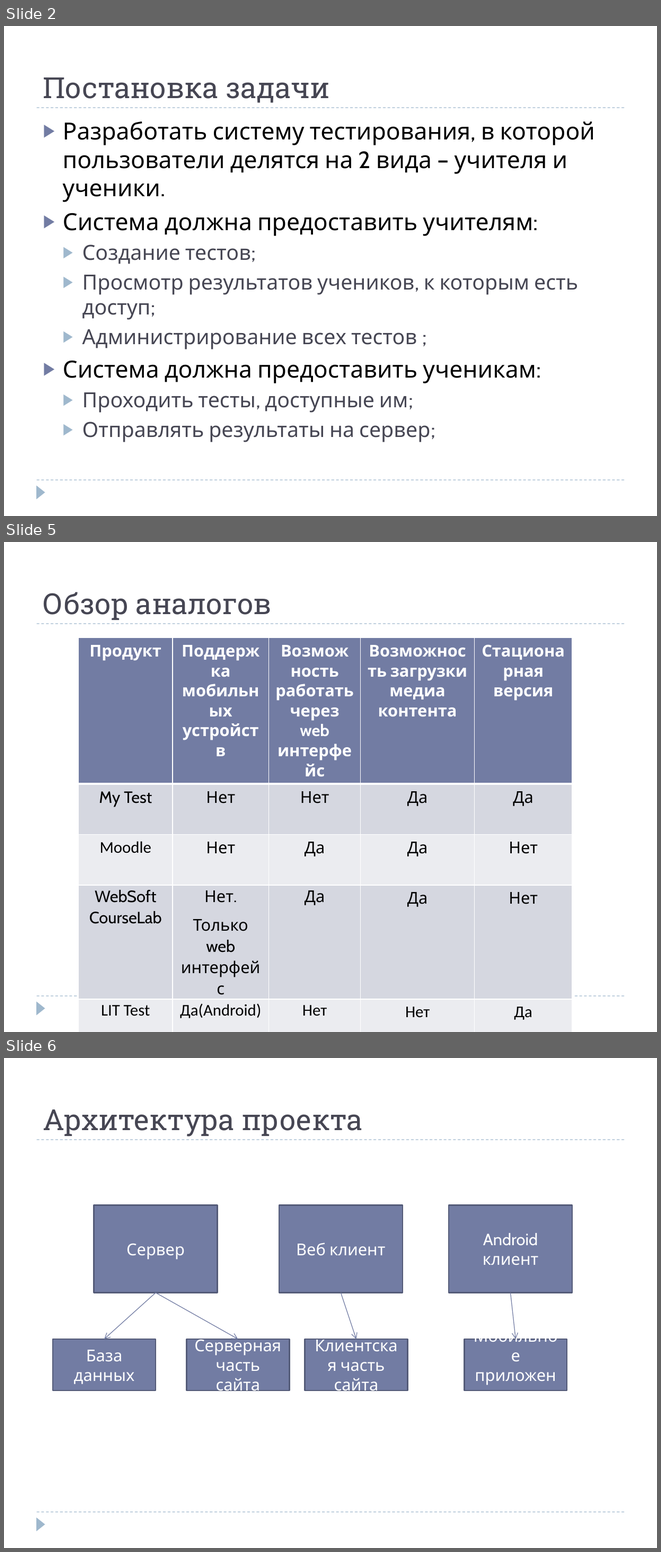
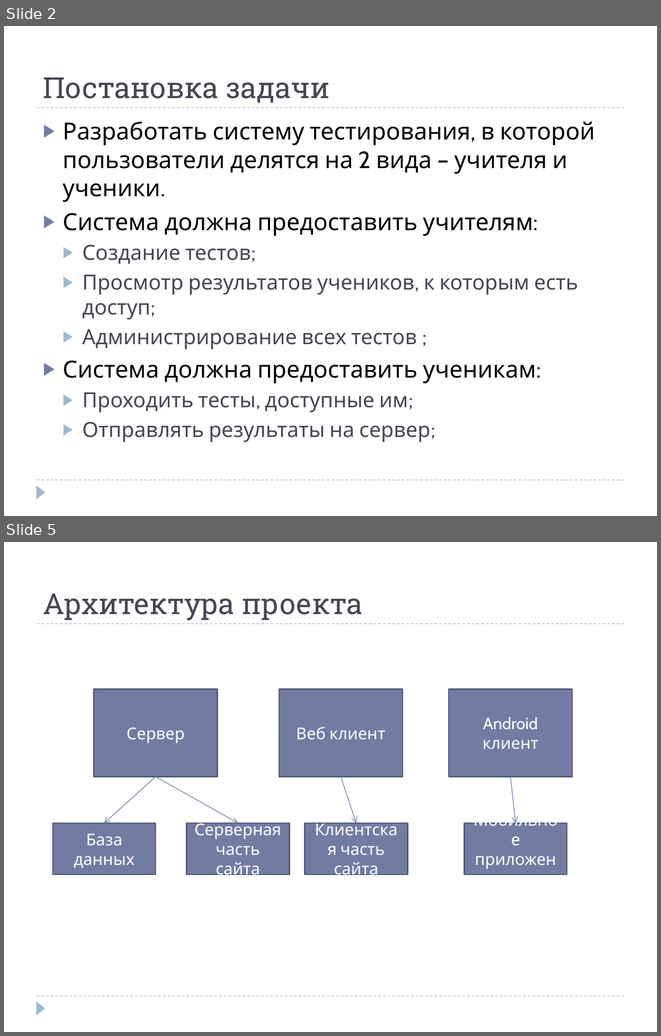
Before and after one commit to mikkksa/helix-test, a slide deck: Documents/Universalnaya_sistema_testirovania_v_web_i_na.pptx. Shown one above the other, each under a label of ours: slides 2, 5 and 6 before the commit, slides 2 and 5 after it; the slides between them are not shown. The pictures are 661x1552 and 661x1036 pixels, drawn with LibreOffice and Linux fonts; fonts in the diff are those of the drawing. Boxes give left, top, right and bottom in pixels: in the first picture for what was removed or moved away, otherwise in the second. Text is boxed around its words. In the diff, an @@ line names an element or a change of style, - is before the commit and + after.

```diff
--- a/Documents/Universalnaya_sistema_testirovania_v_web_i_na.pptx
+++ b/Documents/Universalnaya_sistema_testirovania_v_web_i_na.pptx
@@ slide 5 removed at (4, 542, 657, 1032), background #FFFFFF; not listed: 3 template elements that a slide beside it also shows @@
@@ title removed at (43, 592, 272, 620) @@
-Обзор аналогов
@@ table removed at (78, 638, 572, 1022), 6 rows, 5 columns @@
-Продукт | Поддержка мобильных устройств | Возможность работать через web интерфейс | Возможность загрузки медиа контента | Стационарная версия
-My Test | Нет | Нет | Да | Да
-Moodle | Нет | Да | Да | Нет
-WebSoft CourseLab | Нет. / Только web интерфейс | Да | Да | Нет
-LIT Test / (Зайдель) | Да(Android) | Нет | Нет | Да
-Наш проект | Да(Android) | Да | Да | Нет
@@ what was slide 6 is now slide 5 @@
```
Also in this commit, not shown: 5 slides changed, 1 other file.
